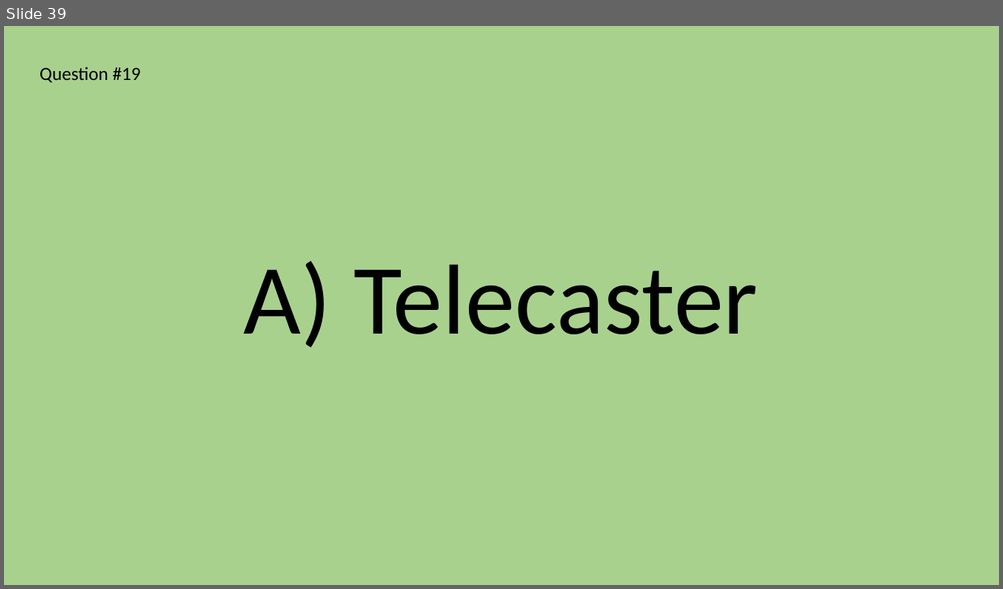
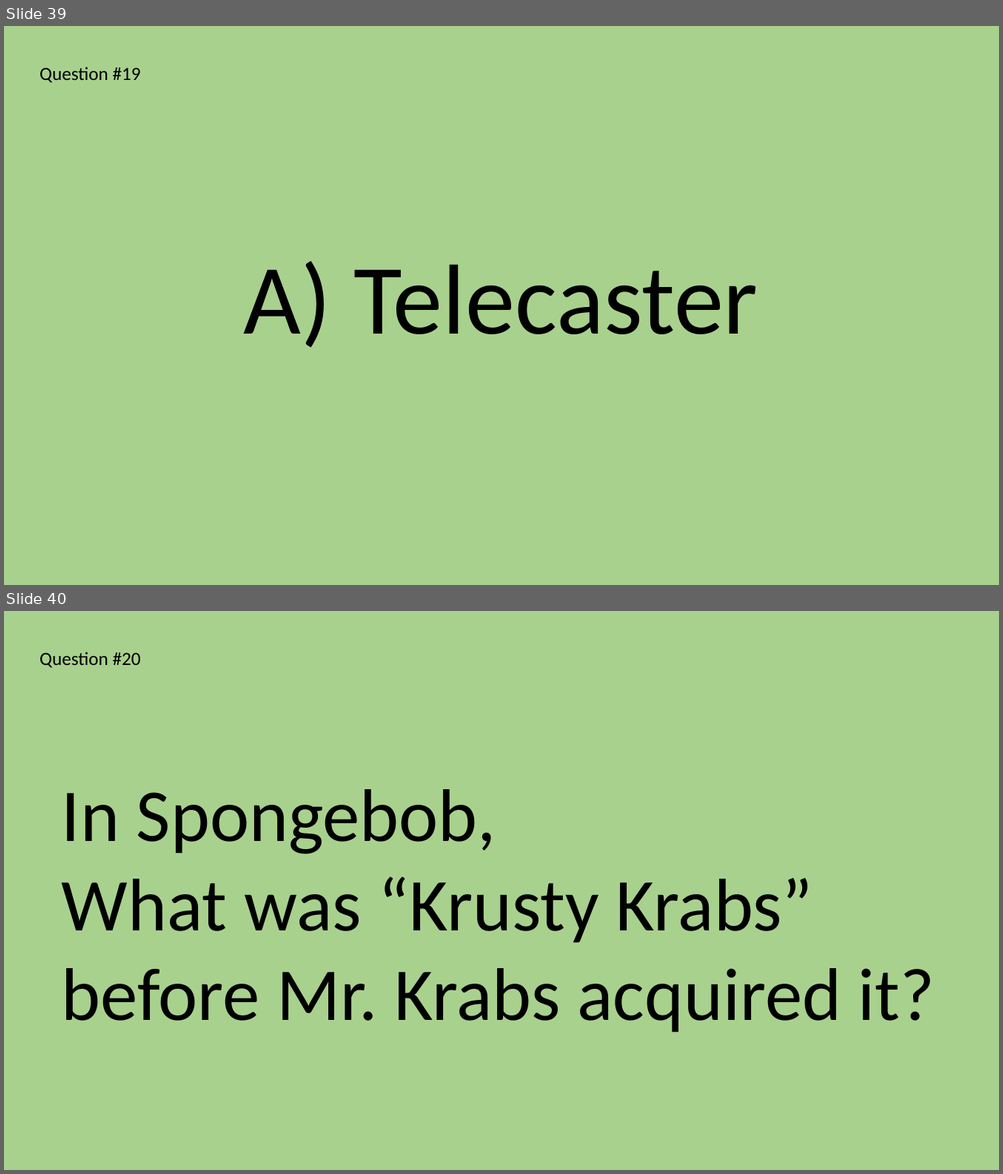
Before and after one commit to abartoha/quiz, a slide deck: MegaQuiz/MegaQuizFinal.pptx. Shown one above the other, each under a label of ours: slide 39 before the commit, slides 39 and 40 after it. The pictures are 1003x589 and 1003x1174 pixels, drawn with LibreOffice and Linux fonts; fonts in the diff are those of the drawing. Boxes give left, top, right and bottom in pixels: in the first picture for what was removed or moved away, otherwise in the second. Text is boxed around its words. In the diff, an @@ line names an element or a change of style, - is before the commit and + after.

```diff
--- a/MegaQuiz/MegaQuizFinal.pptx
+++ b/MegaQuiz/MegaQuizFinal.pptx
@@ slide 40 added at (x1=4, y1=611, x2=999, y2=1170), background #A9D18E @@
@@ text added at (x1=40, y1=652, x2=141, y2=668), 18 pt, text #000000 @@
+Question #20
@@ text added at (x1=62, y1=789, x2=934, y2=1033), 72 pt, text #000000 @@
+In Spongebob,
+What was “Krusty Krabs” before Mr. Krabs acquired it?
```
Also in this commit, not shown: 6 slides changed, 3 other slides added, 2 slides removed.
